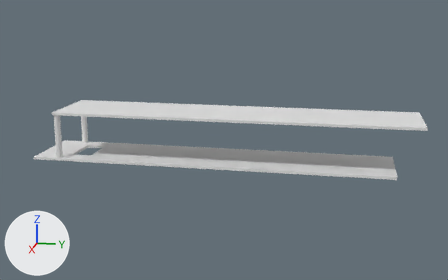
The Blender file quad-gimbal/quad-gimbal.blend, before and after one commit.
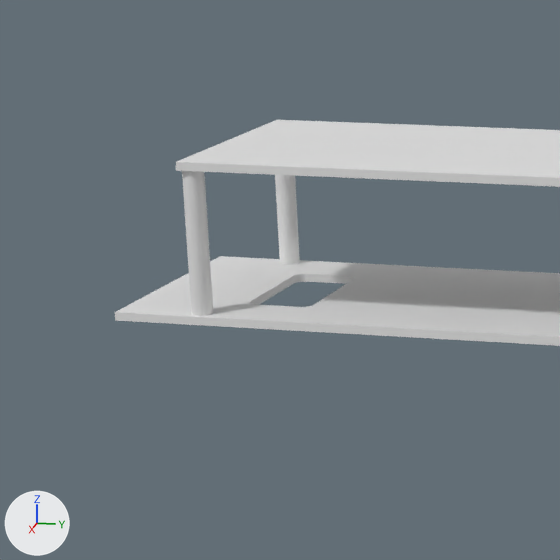
Each version appears first whole from a camera (50 mm lens) standing at (466.8, 242.2, 131.9) and looking at (-1.2, 148.6, 14.9), and next in a close-up on the part from 0% to 37% of the width and 23% to 82% of the height. Lighting does not change. The marker at lower left points along +X, +Y and +Z.
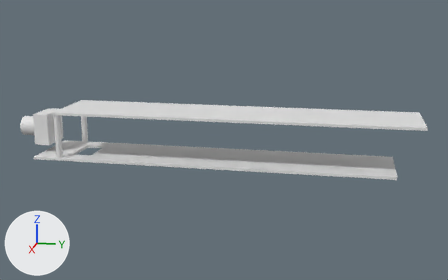
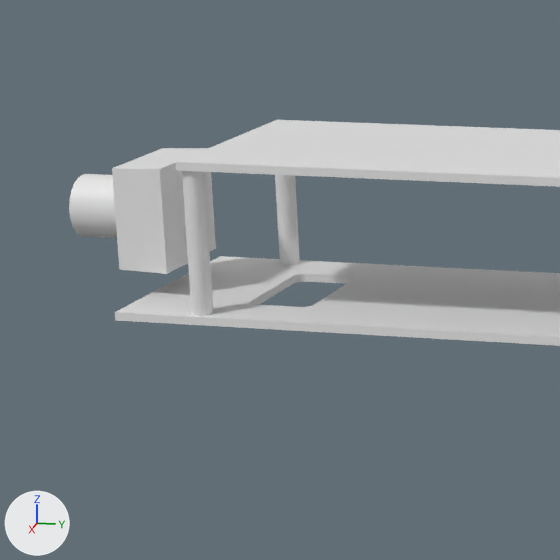
What differs and where, as boxes (x1, y1, x2, y2) in the close-ups (560 x 560 px):
'Cube.002', added: after (112, 148, 216, 274)
'Cylinder.001', added: after (69, 174, 117, 238)
'Cube.004', added: after (169, 175, 187, 255)

Diff of the bpy script that builds the scene:
```diff
--- a/quad-gimbal/quad-gimbal.blend.py
+++ b/quad-gimbal/quad-gimbal.blend.py
@@ me_cube_010 @@
+me_cube_010.from_pydata([(-0.97, -1.0, -0.97), (-0.97, -1.0, 0.97), (-1.0, 1.0, -1.0), (-1.0, 1.0, 1.0), (0.97, -1.0, -0.97), (0.97, -1.0, 0.97), (1.0, 1.0, -1.0), (1.0, 1.0, 1.0)], [], [(1, 3, 2, 0), (3, 7, 6, 2), (7, 5, 4, 6), (5, 1, 0, 4), (0, 2, 6, 4), (5, 7, 3, 1)])
@@ me_cylinder_001 @@
+me_cylinder_001.from_pydata(...)  # a 128-sided cylinder along z spanning x -1.0..1.0, y -1.0..1.0, z -1.0..1.0
@@ ob_cube_002 @@
+ob_cube_002 = bpy.data.objects.new('Cube.002', me_cube_010)
+ob_cube_002.location = (0.0, 0.0, 19.7)
+ob_cube_002.scale = (13.3, 6.25, 12.8)
@@ ob_cube_004 @@
+ob_cube_004 = bpy.data.objects.new('Cube.004', me_cube_001.copy())  # the mesh of ob_cube
+ob_cube_004.location = (0.0, -0.4, 19.7)
+ob_cube_004.scale = (9.1, 6.7, 9.1)
@@ ob_cylinder_001 @@
+ob_cylinder_001 = bpy.data.objects.new('Cylinder.001', me_cylinder_001)
+ob_cylinder_001.location = (0.0, -7.5, 19.7)
+ob_cylinder_001.rotation_euler = (1.571, 0.0, 0.0)  # degrees (90, 0, 0)
+ob_cylinder_001.scale = (7.75, 7.75, 13.7)
```
